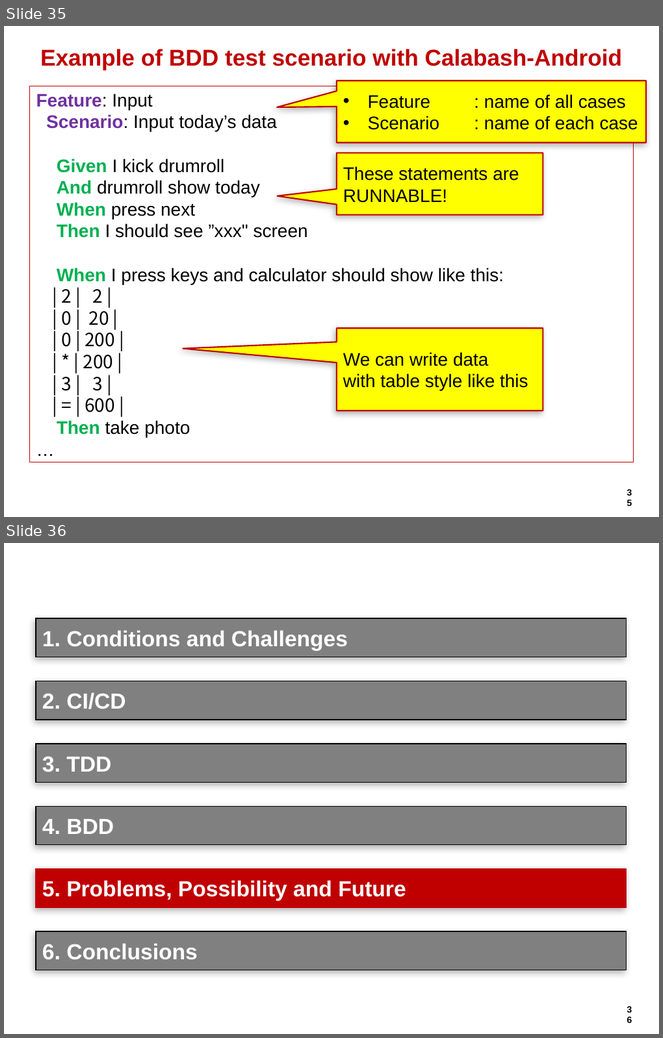
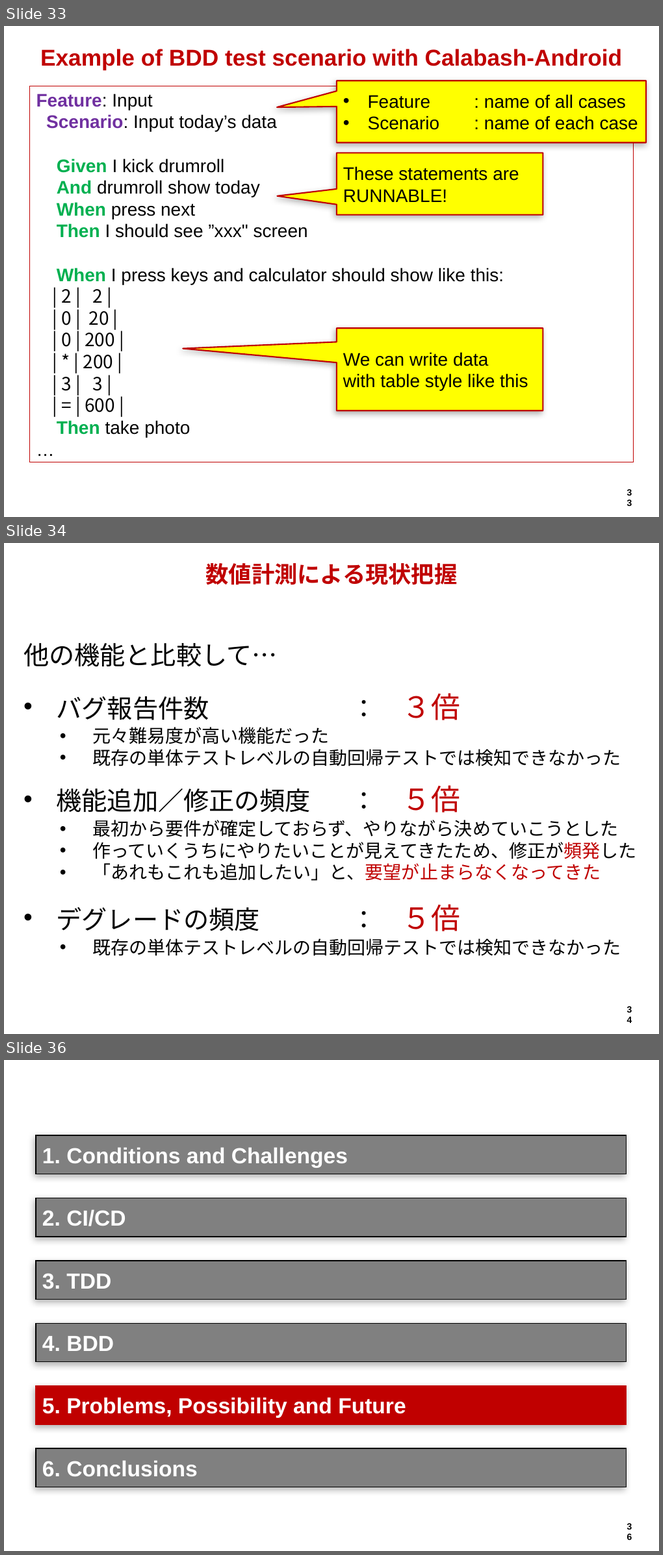
Before and after one commit to hageyahhoo/agile2014, a slide deck: presentations/TechnologyDrivenDevelopment.pptx. Shown one above the other, each under a label of ours: slides 35 and 36 before the commit, slides 33, 34 and 36 after it; the slides between them are not shown. The pictures are 663x1038 and 663x1555 pixels, drawn with LibreOffice and Linux fonts; fonts in the diff are those of the drawing; background and template pictures are left out. Boxes give left, top, right and bottom in pixels: in the first picture for what was removed or moved away, otherwise in the second. Text is boxed around its words. In the diff, an @@ line names an element or a change of style, - is before the commit and + after.

```diff
--- a/presentations/TechnologyDrivenDevelopment.pptx
+++ b/presentations/TechnologyDrivenDevelopment.pptx
@@ slide 34 added at (4,543,659,1034), background #FFFFFF; not listed: 1 template element that a slide beside it also shows @@
@@ title added at (29,561,633,587), outline #FFFFFF 0.75 pt, 25.2 pt, text #C00000, bold @@
+数値計測による現状把握
@@ text added at (24,643,277,667), 28 pt, text #000000 @@
+他の機能と比較して…
@@ text added at (57,693,460,720), 28 pt, text #000000 @@
+• バグ報告件数 ： ３倍
@@ text added at (92,727,621,767), 20 pt, text #000000 @@
+• 元々難易度が高い機能だった
+• 既存の単体テストレベルの自動回帰テストでは検知できなかった
@@ text added at (57,785,460,813), 28 pt, text #000000 @@
+• 機能追加／修正の頻度 ： ５倍
@@ text added at (92,820,636,881), 20 pt, text #000000 @@
+• 最初から要件が確定しておらず、やりながら決めていこうとした
+• 作っていくうちにやりたいことが見えてきたため、修正が頻発した
+• 「あれもこれも追加したい」と、要望が止まらなくなってきた
@@ text added at (57,904,460,932), 28 pt, text #000000 @@
+• デグレードの頻度 ： ５倍
@@ text added at (92,939,621,956), 20 pt, text #000000 @@
+• 既存の単体テストレベルの自動回帰テストでは検知できなかった
@@ what was slide 35 is now slide 33 @@
@@ page number at (621,484,639,502): text changed @@
-35
+33
```
Also in this commit, not shown: 3 slides changed, 14 other slides added, 14 slides removed, 2 other files.
